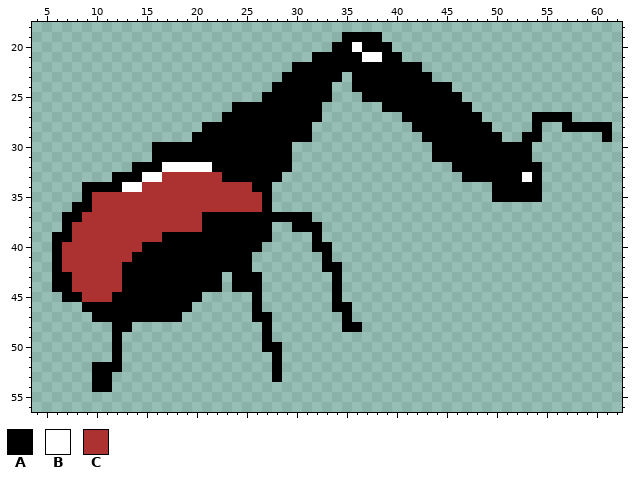
Pixel-art file: Assets/Aseprite/giraffeweevil.aseprite. That is the earlier state.
64x64 pixels, 1 frame. Shown: x 4..62, y 18..56.
Palette (. is transparent): A #000000  B #ffffff  C #ac3232
The result:
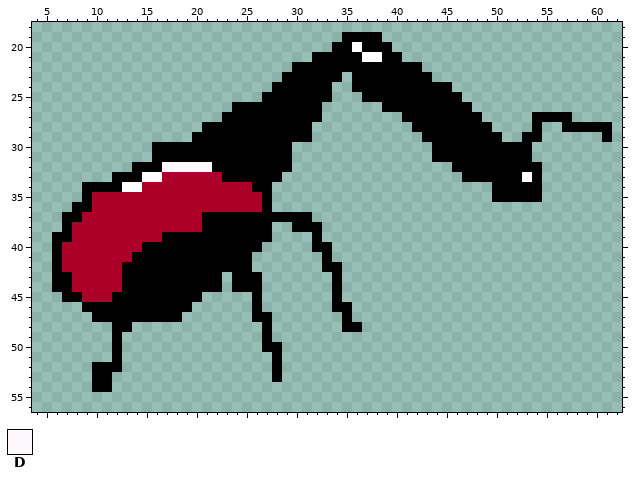
Colours new in this view: D #fcf8fc
Diff:
Colour C changes from #ac3232 to #ac0028.
Colour D replaces colour B in row 32 at x 17 to 21.
